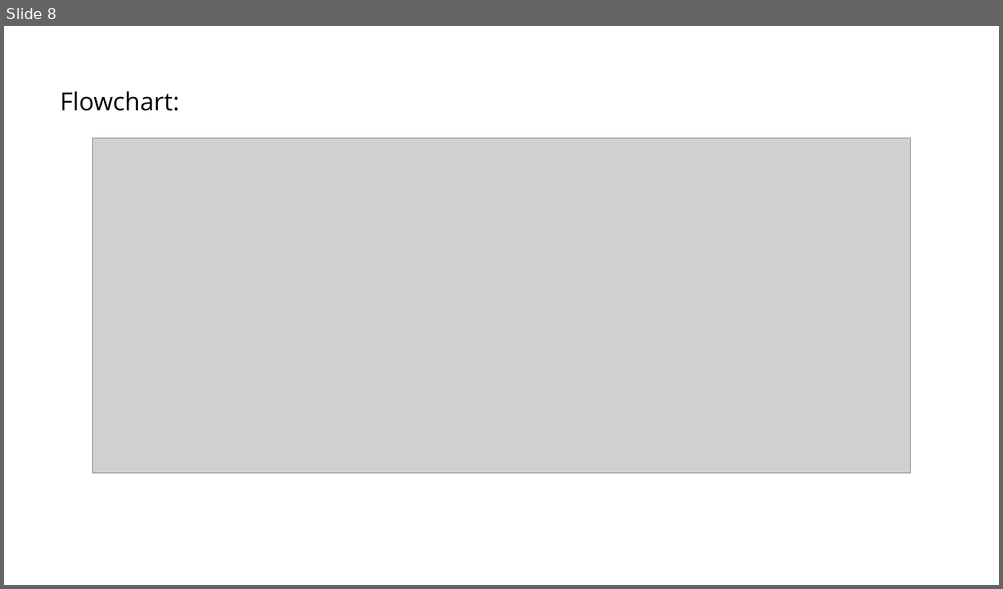
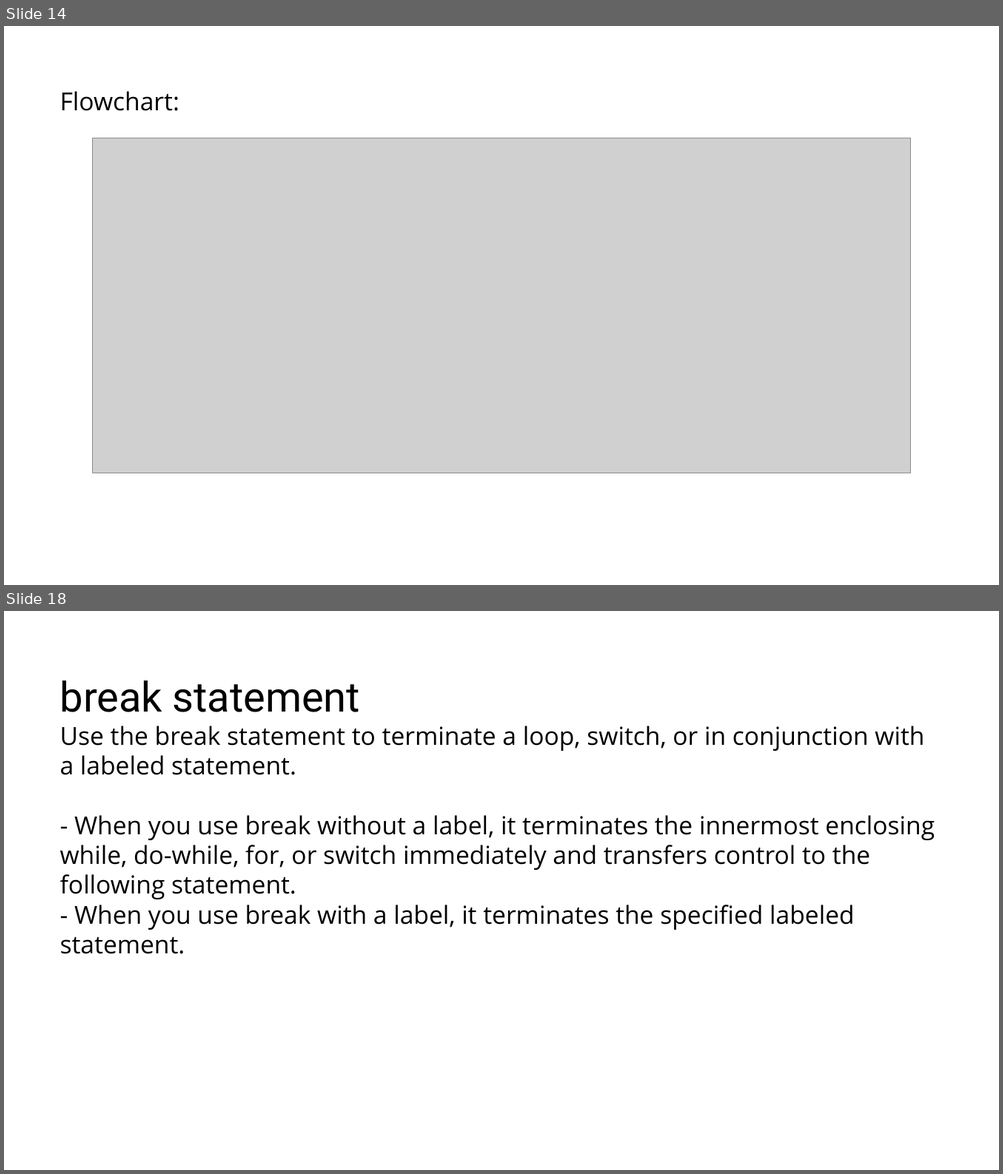
Before and after one commit to RostyslavSynenko/Lv-469.NodeJS, a slide deck: presentations/Loops. Error Handling, Strict mode.pptx. Shown one above the other, each under a label of ours: slide 8 before the commit, slides 14 and 18 after it; the slides between them are not shown. The pictures are 1003x589 and 1003x1174 pixels, drawn with LibreOffice and Linux fonts; fonts in the diff are those of the drawing; grey boxes stand for pictures; background and template pictures are left out. Boxes give left, top, right and bottom in pixels: in the first picture for what was removed or moved away, otherwise in the second. Text is boxed around its words. In the diff, an @@ line names an element or a change of style, - is before the commit and + after.

```diff
--- a/presentations/Loops. Error Handling, Strict mode.pptx
+++ b/presentations/Loops. Error Handling, Strict mode.pptx
@@ slide 18 added at [4, 611, 999, 1170], background #FFFFFF @@
@@ title added at [60, 681, 934, 954], 24 pt, text #000000 @@
+break statement
+Use the break statement to terminate a loop, switch, or in conjunction with a labeled statement.
+- When you use break without a label, it terminates the innermost enclosing while, do-while, for, or switch immediately and transfers control to the following statement.
+- When you use break with a label, it terminates the specified labeled statement.
@@ what was slide 8 is now slide 14 @@
```
Also in this commit, not shown: 5 slides changed, 34 other slides added.
